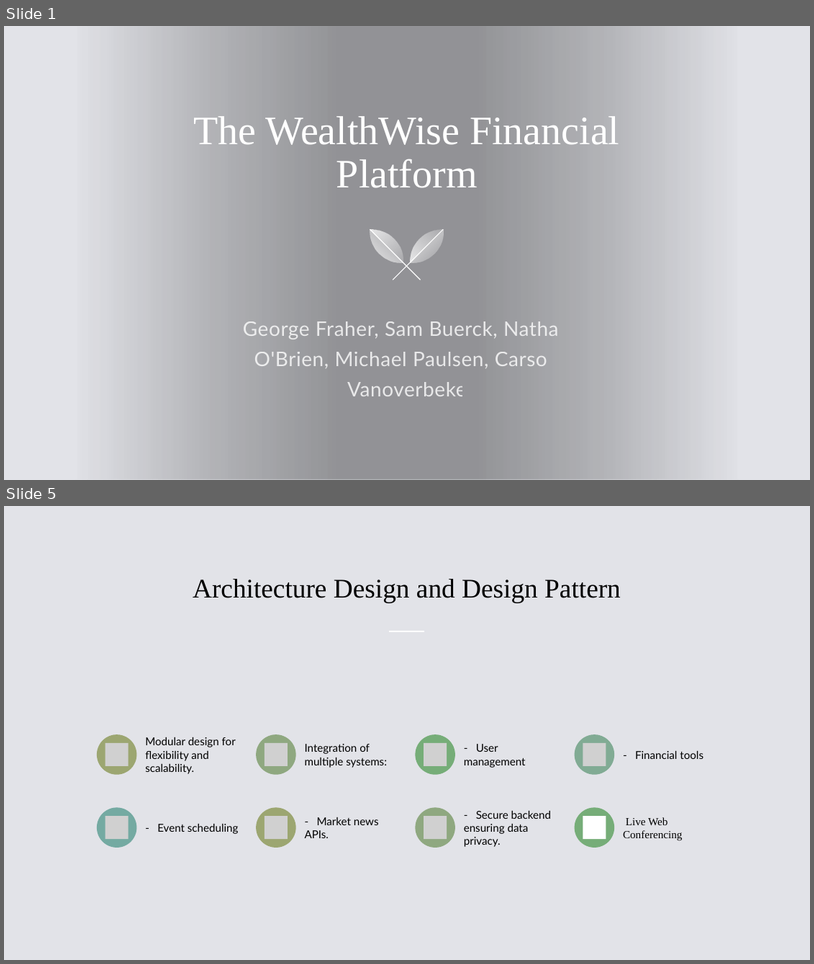
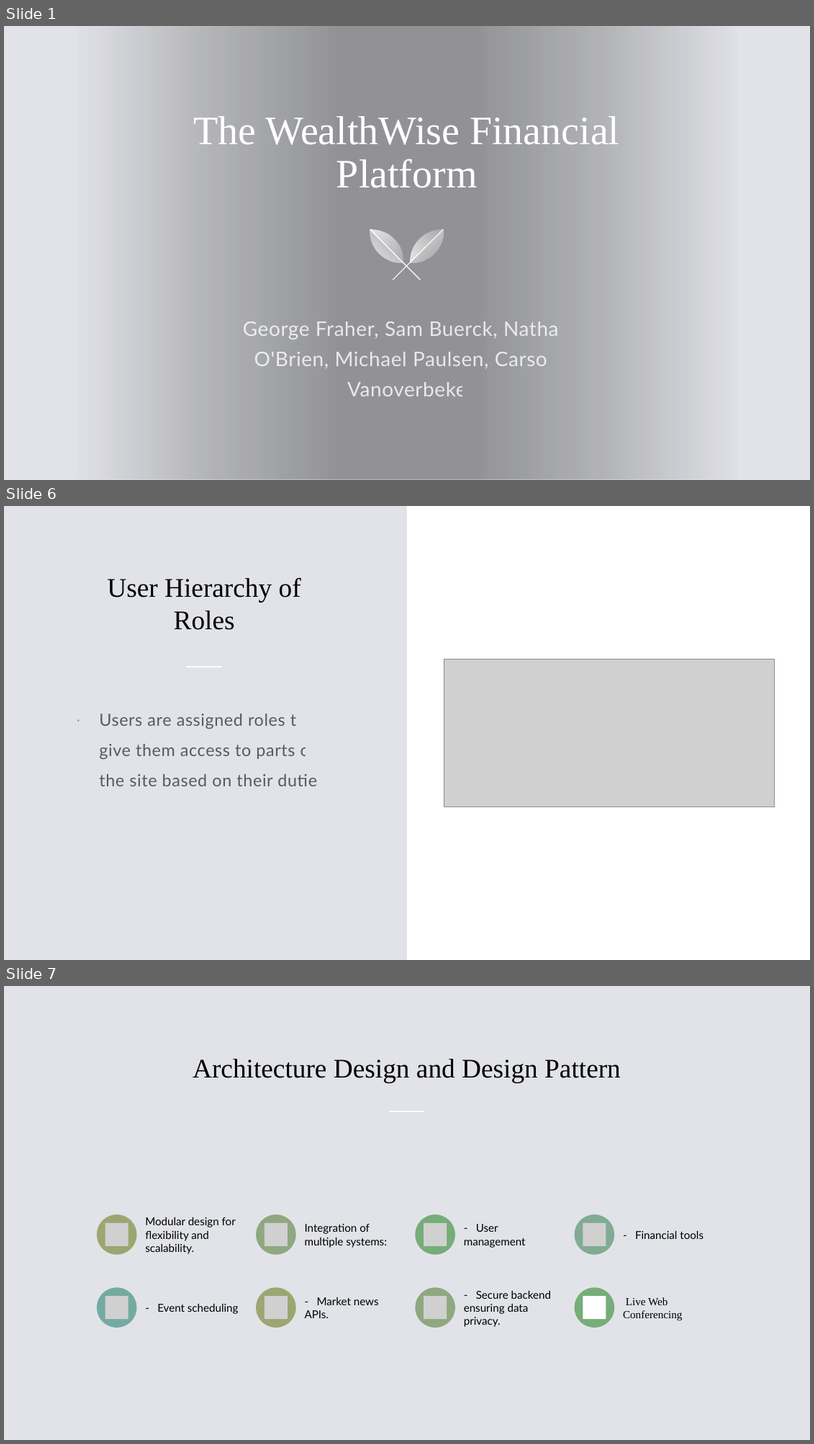
Before and after one commit to Nathan-H-Obrien/Streamlit, a slide deck: SE305 Presentation.pptx. Shown one above the other, each under a label of ours: slides 1 and 5 before the commit, slides 1, 6 and 7 after it; the slides between them are not shown. The pictures are 814x964 and 814x1444 pixels, drawn with LibreOffice and Linux fonts; fonts in the diff are those of the drawing; grey boxes stand for pictures; background and template pictures are left out. Boxes give left, top, right and bottom in pixels: in the first picture for what was removed or moved away, otherwise in the second. Text is boxed around its words. In the diff, an @@ line names an element or a change of style, - is before the commit and + after.

```diff
--- a/SE305 Presentation.pptx
+++ b/SE305 Presentation.pptx
@@ slide 6 added at bbox=[4, 506, 810, 960], background #E2E3E8 @@
@@ rectangle added at bbox=[407, 506, 810, 960], fill #FFFFFF @@
@@ title added at bbox=[107, 577, 301, 630], 32 pt, text #000000 @@
+User Hierarchy of Roles
@@ line added from (187, 667) to (222, 667), #FFFFFF 1 pt @@
@@ picture added at bbox=[444, 659, 774, 806] @@
@@ text added at bbox=[99, 713, 329, 786], 20 pt, text #000000 at 60% opacity @@
+· Users are assigned roles to give them access to parts of the site based on their duties.
@@ what was slide 5 is now slide 7 @@
```
Also in this commit, not shown: 2 slides changed, 5 other slides added, 2 slides removed.
